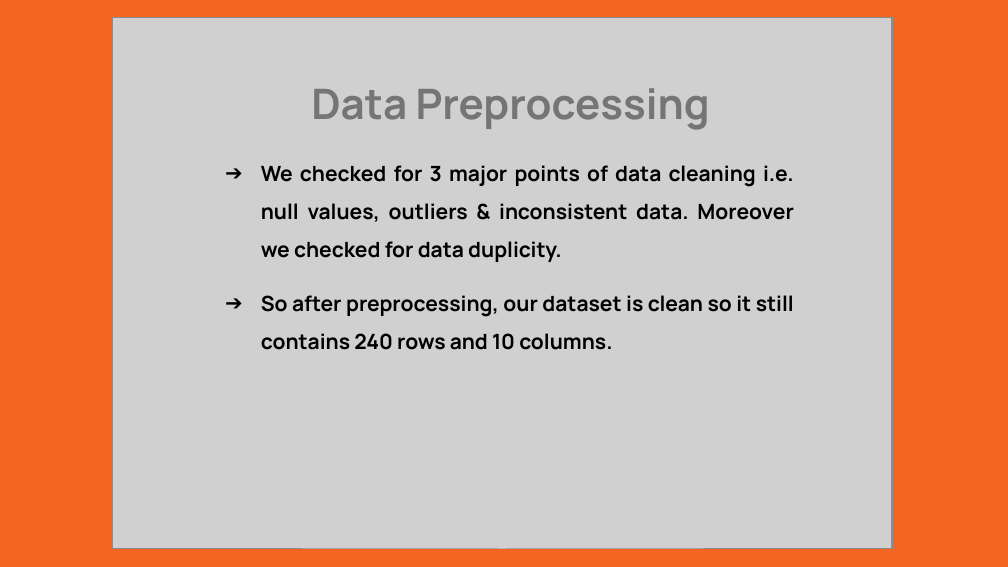
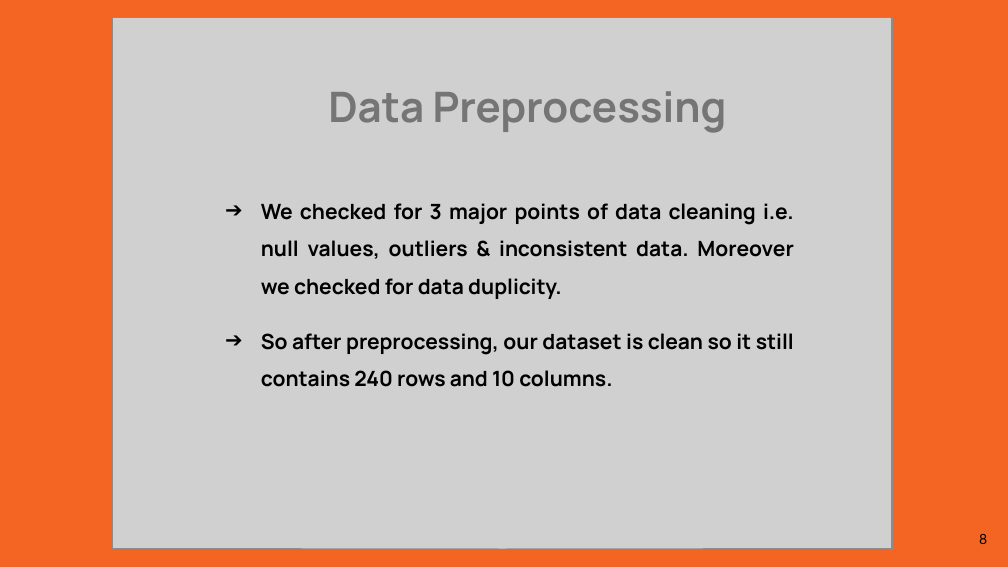
Before and after one commit to Pr0fess0rOP/Pollution-Predictor, a slide deck: slide 8 of DMP-Pollution Predictor Presentation.pptx (slide 6 before the commit). Drawn at 1008x567 pixels with LibreOffice and Linux fonts; fonts in the diff are those of the drawing; grey boxes stand for pictures. Boxes give left, top, right and bottom in pixels: in the first picture for what was removed or moved away, otherwise in the second. Text is boxed around its words. In the diff, an @@ line names an element or a change of style, - is before the commit and + after.

```diff
--- a/DMP-Pollution Predictor Presentation.pptx
+++ b/DMP-Pollution Predictor Presentation.pptx
@@ text "Data Preprocessing": place and size @@
-text "Data Preprocessing" at (311, 88, 710, 130)
+text "Data Preprocessing" at (328, 91, 727, 133)
@@ text "Data Preprocessing" at (328, 91, 727, 133): alignment left to centre @@
@@ text "We checked for 3 major ...": place and size @@
-text "We checked for 3 major ..." at (261, 165, 794, 350)
+text "We checked for 3 major ..." at (261, 203, 794, 387)
@@ page number added at (979, 534, 987, 544), 10 pt, text #000000 @@
+8
```
Also in this commit, not shown: 13 other slides changed, 3 slides added, 1 other file.
